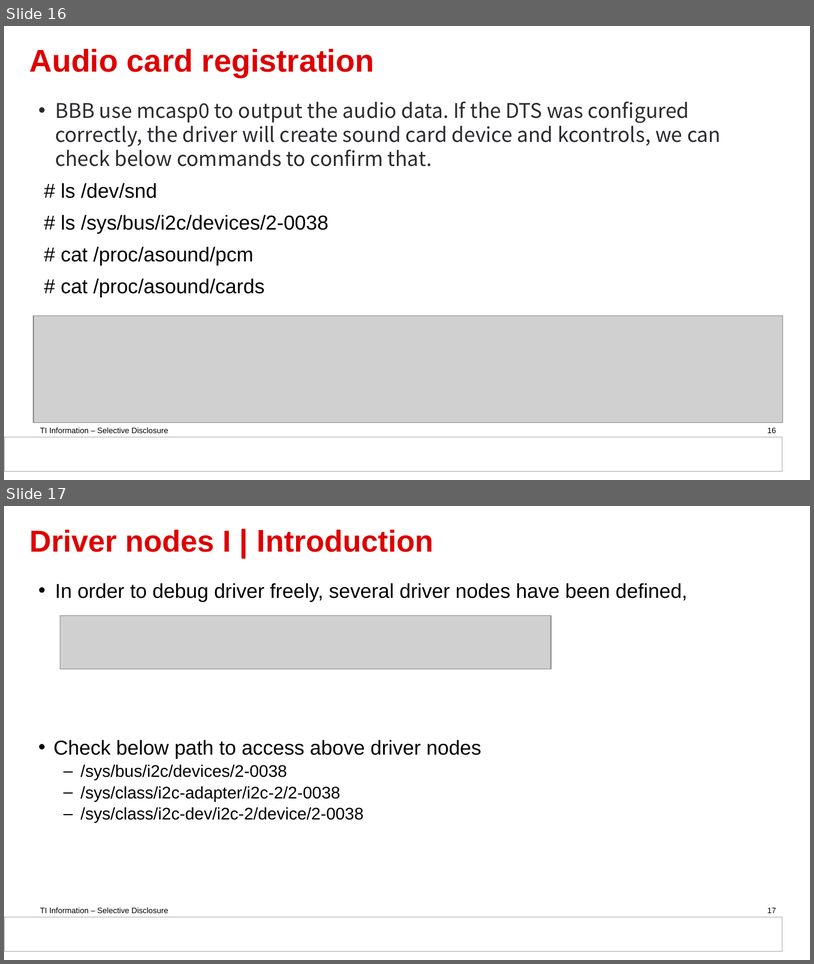
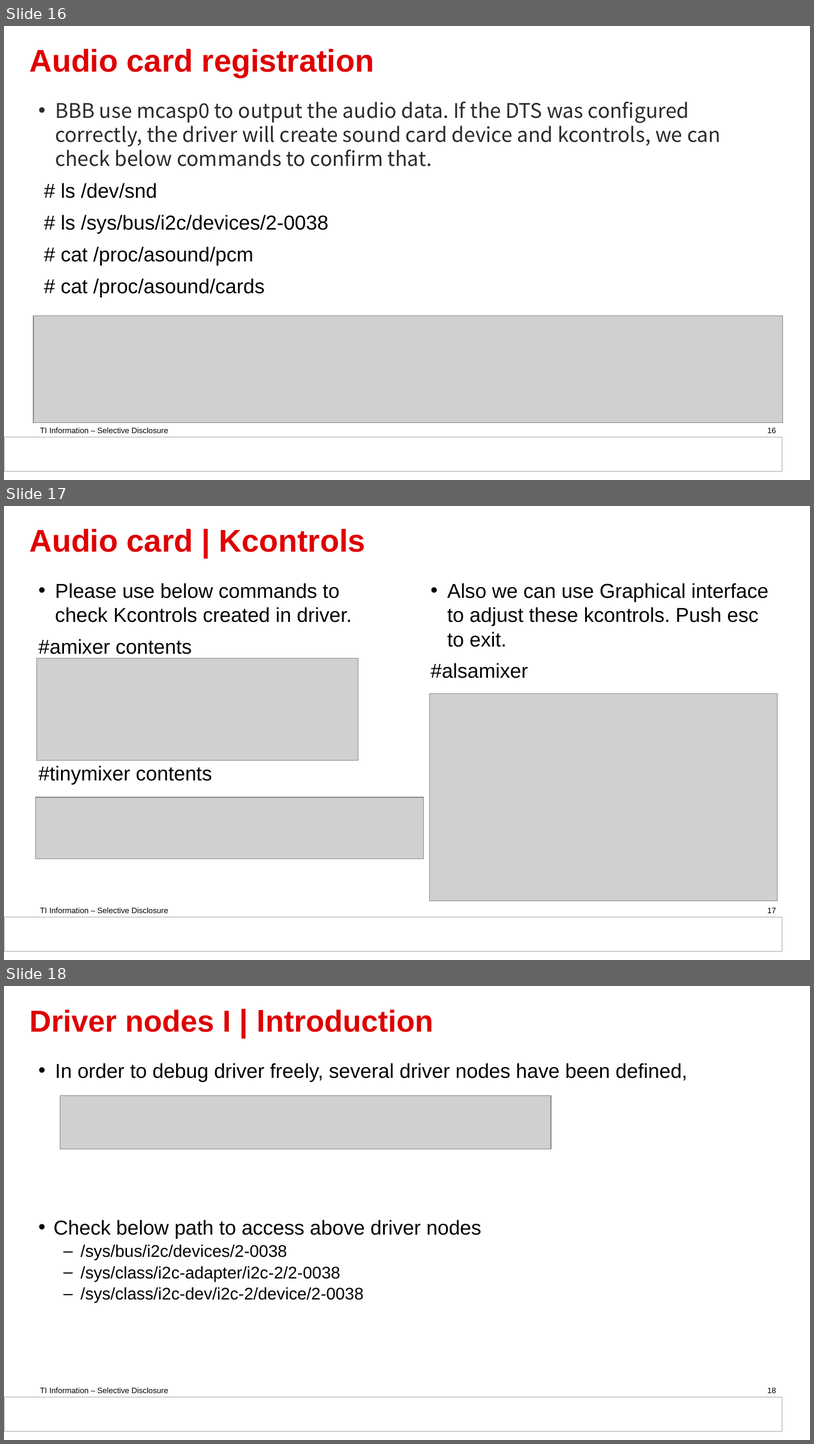
Before and after one commit to DynamicDevices/tas2781-linux-driver, a slide deck: doc/Guideline for tas2781 Linux driver based on BBB.pptx. Shown one above the other, each under a label of ours: slides 16 and 17 before the commit, slides 16, 17 and 18 after it. The pictures are 814x964 and 814x1444 pixels, drawn with LibreOffice and Linux fonts; fonts in the diff are those of the drawing; grey boxes stand for pictures; background and template pictures are left out. Boxes give left, top, right and bottom in pixels: in the first picture for what was removed or moved away, otherwise in the second. Text is boxed around its words. In the diff, an @@ line names an element or a change of style, - is before the commit and + after.

Commit message:
Modify Guideline to add description of kcontrol setting

```diff
--- a/doc/Guideline for tas2781 Linux driver based on BBB.pptx
+++ b/doc/Guideline for tas2781 Linux driver based on BBB.pptx
@@ slide 17 added at [4, 506, 810, 960], background #FFFFFF; not listed: 2 template elements that a slide beside it also shows @@
@@ title added at [29, 529, 366, 552], 37.3 pt, text #DE0000, bold @@
+Audio card | Kcontrols
@@ text added at [38, 583, 351, 784], 24 pt, text #000000 @@
+• Please use below commands to check Kcontrols created in driver.
+#amixer contents
+#tinymixer contents
@@ text added at [431, 583, 769, 678], 24 pt, text #000000 @@
+• Also we can use Graphical interface to adjust these kcontrols. Push esc to exit.
+#alsamixer
@@ picture added at [36, 658, 359, 760] @@
@@ picture added at [430, 694, 778, 901] @@
@@ picture added at [35, 797, 424, 859] @@
@@ page number added at [768, 907, 777, 913], 9.3 pt, text #000000 @@
+17
@@ what was slide 17 is now slide 18 @@
@@ page number at [768, 1387, 777, 1393]: text changed @@
-17
+18
```
Also in this commit, not shown: 4 slides changed.
